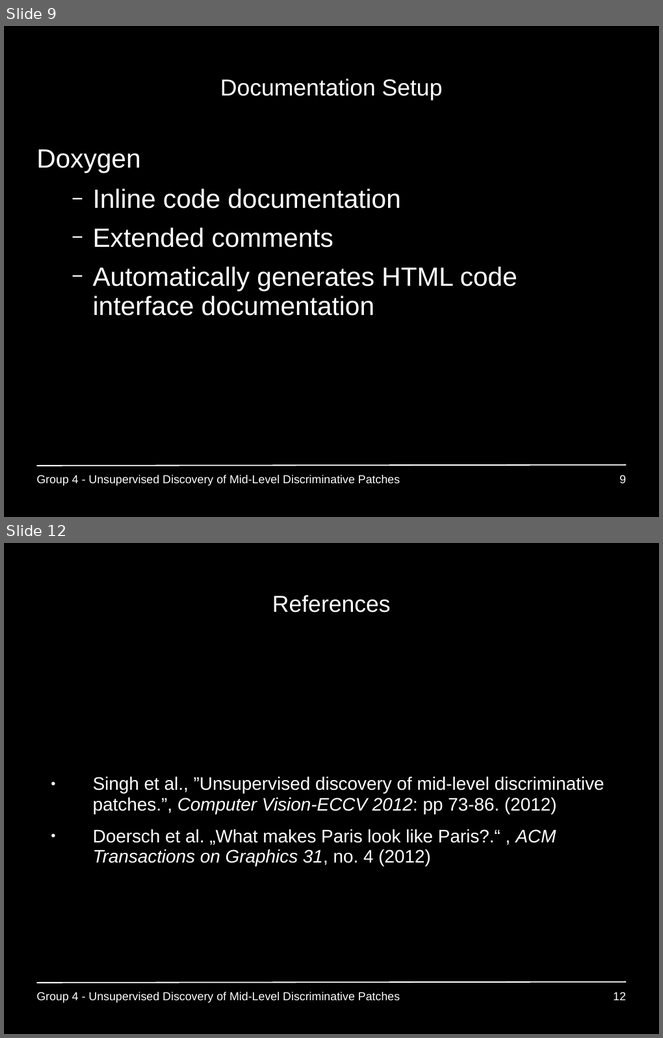
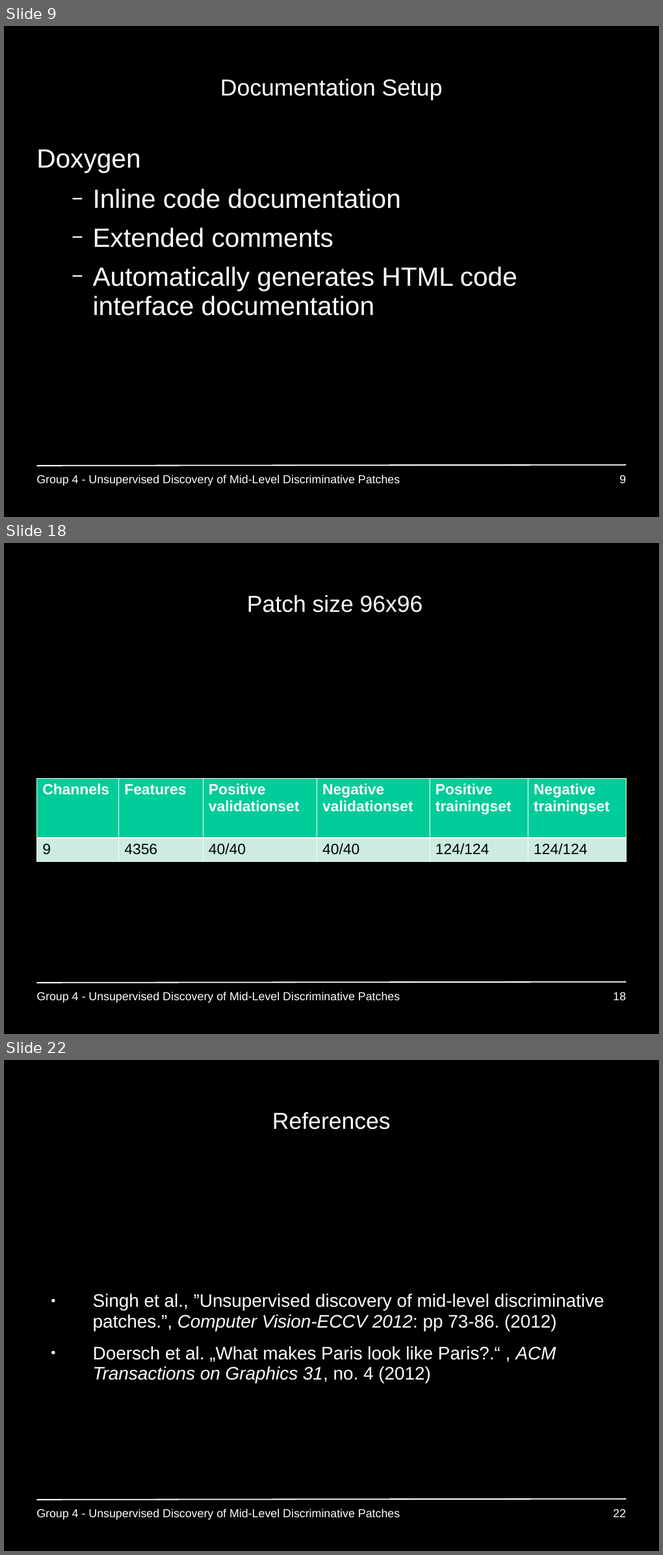
Before and after one commit to GiannisPapadopoulos/DiscriminativePatches, a slide deck: presentations/period2/MAI_Project1_Group4_p2.ppt. Shown one above the other, each under a label of ours: slides 9 and 12 before the commit, slides 9, 18 and 22 after it; the slides between them are not shown. The pictures are 663x1038 and 663x1555 pixels, drawn with LibreOffice and Linux fonts; fonts in the diff are those of the drawing; background and template pictures are left out. Boxes give left, top, right and bottom in pixels: in the first picture for what was removed or moved away, otherwise in the second. Text is boxed around its words. In the diff, an @@ line names an element or a change of style, - is before the commit and + after.

```diff
--- a/presentations/period2/MAI_Project1_Group4_p2.ppt
+++ b/presentations/period2/MAI_Project1_Group4_p2.ppt
@@ slide 18 added at box(4, 543, 659, 1034), background #000000; not listed: 1 template element that a slide beside it also shows @@
@@ title added at box(247, 595, 423, 613), 28 pt, text #FFFFFF @@
+Patch size 96x96
@@ table added at box(36, 778, 627, 861), 2 rows, 6 columns @@
+Channels | Features | Positive validationset | Negative validationset | Positive / trainingset | Negative / trainingset
+9 | 4356 | 40/40 | 40/40 | 124/124 | 124/124
@@ text added at box(36, 992, 400, 1003), 14 pt, text #FFFFFF @@
+Group 4 - Unsupervised Discovery of Mid-Level Discriminative Patches
@@ page number added at box(613, 992, 626, 1001), 14 pt, text #FFFFFF @@
+18
@@ what was slide 12 is now slide 22 @@
@@ page number at box(613, 1509, 626, 1518): text changed @@
-12
+22
```
Also in this commit, not shown: 2 slides changed, 9 other slides added, 35 other files.
